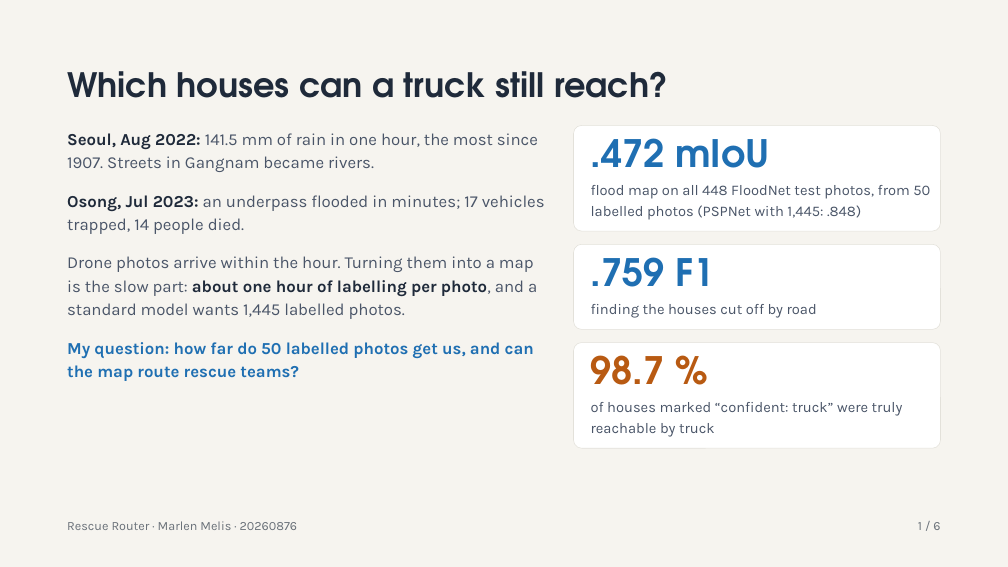
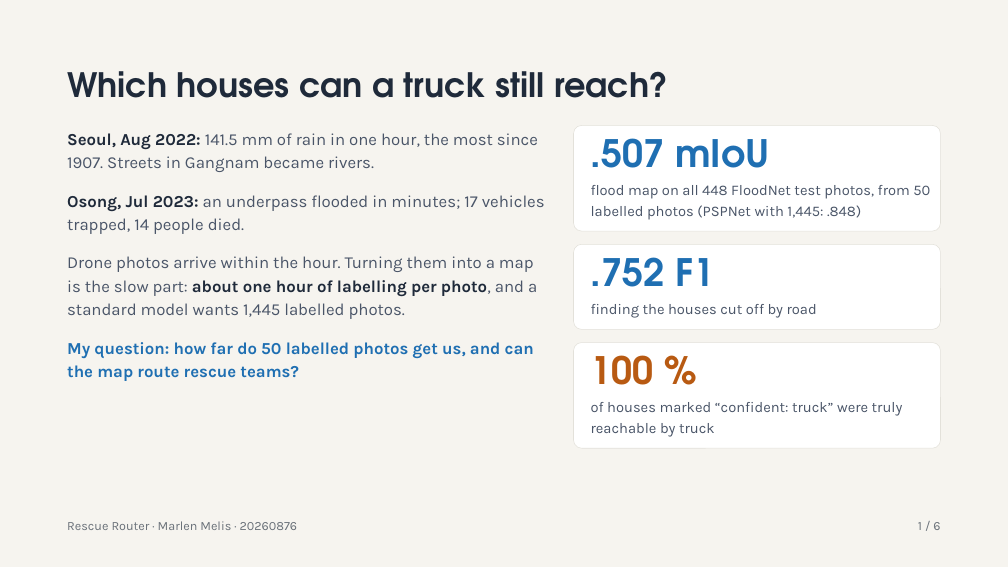
Before and after one commit to MarlenMM/rescue-router, a slide deck: slide 2 of slides/20260876_MarlenMelis_slides.pptx. Drawn at 1008x567 pixels with LibreOffice and Linux fonts; fonts in the diff are those of the drawing. Boxes give left, top, right and bottom in pixels: in the first picture for what was removed or moved away, otherwise in the second. Text is boxed around its words. In the diff, an @@ line names an element or a change of style, - is before the commit and + after.

```diff
--- a/slides/20260876_MarlenMelis_slides.pptx
+++ b/slides/20260876_MarlenMelis_slides.pptx
@@ text at box(591, 138, 769, 168): text changed @@
-.472 mIoU
+.507 mIoU
@@ text at box(591, 257, 714, 287): text changed @@
-.759 F1
+.752 F1
@@ text at box(591, 355, 655, 385): text changed @@
-98.7 %
+100 %
```
Also in this commit, not shown: 4 other slides changed, 4 other files.
